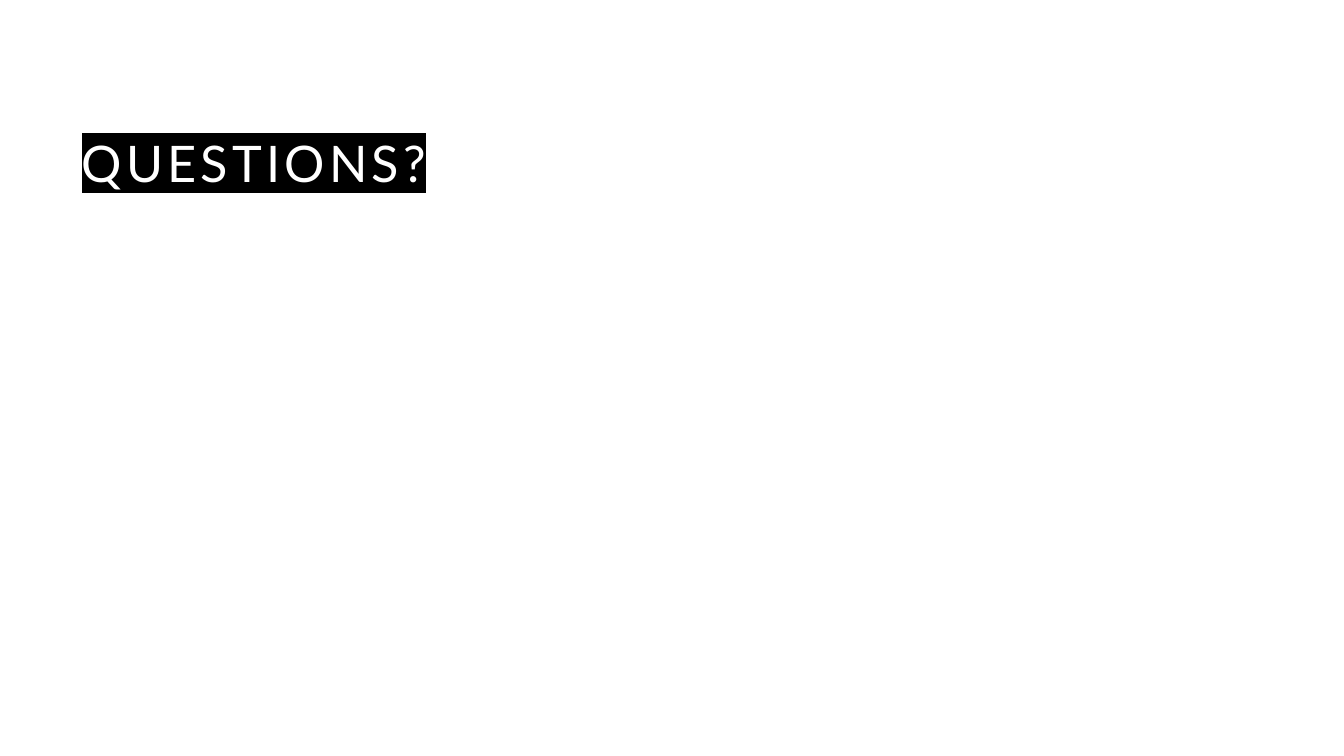
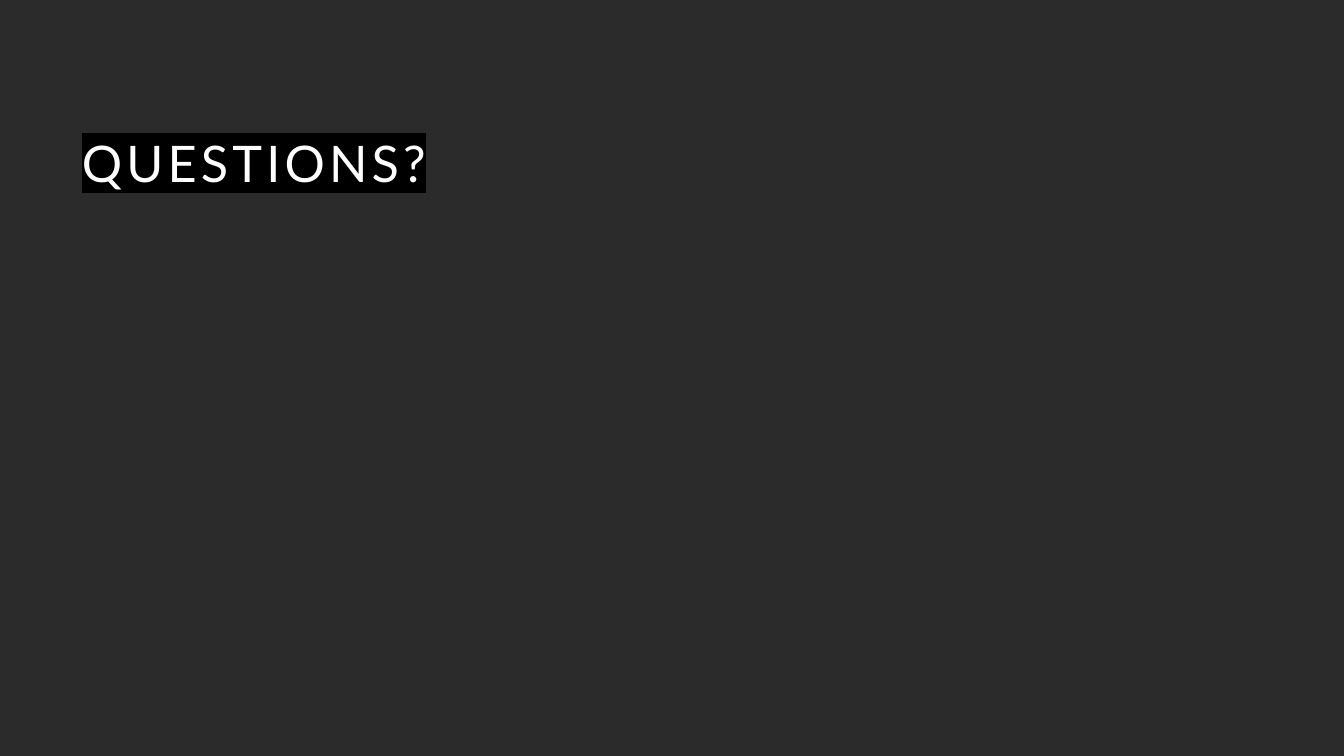
Before and after one commit to guyHarem/TAU_DS_Project, a slide deck: slide 20 of Presentations/DS-project-poc.pptx. Drawn at 1344x756 pixels with LibreOffice and Linux fonts; fonts in the diff are those of the drawing; background and template pictures are left out; a plain dark background stands for a picture behind light text. Boxes give left, top, right and bottom in pixels: in the first picture for what was removed or moved away, otherwise in the second. Text is boxed around its words. In the diff, an @@ line names an element or a change of style, - is before the commit and + after.

Commit message:
Added background to P1

```diff
--- a/Presentations/DS-project-poc.pptx
+++ b/Presentations/DS-project-poc.pptx
@@ background #FFFFFF to picture (left out) @@
```
